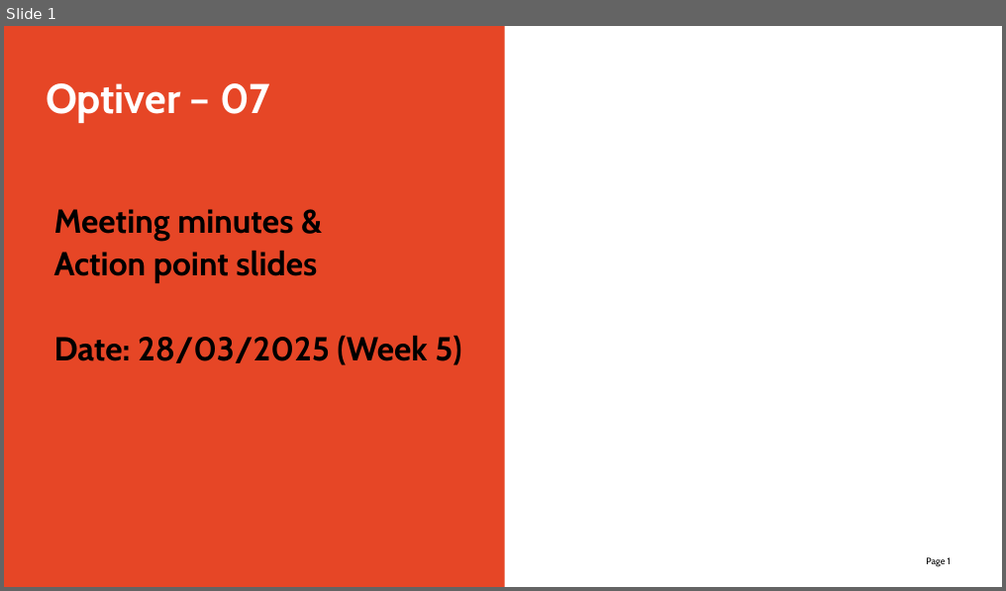
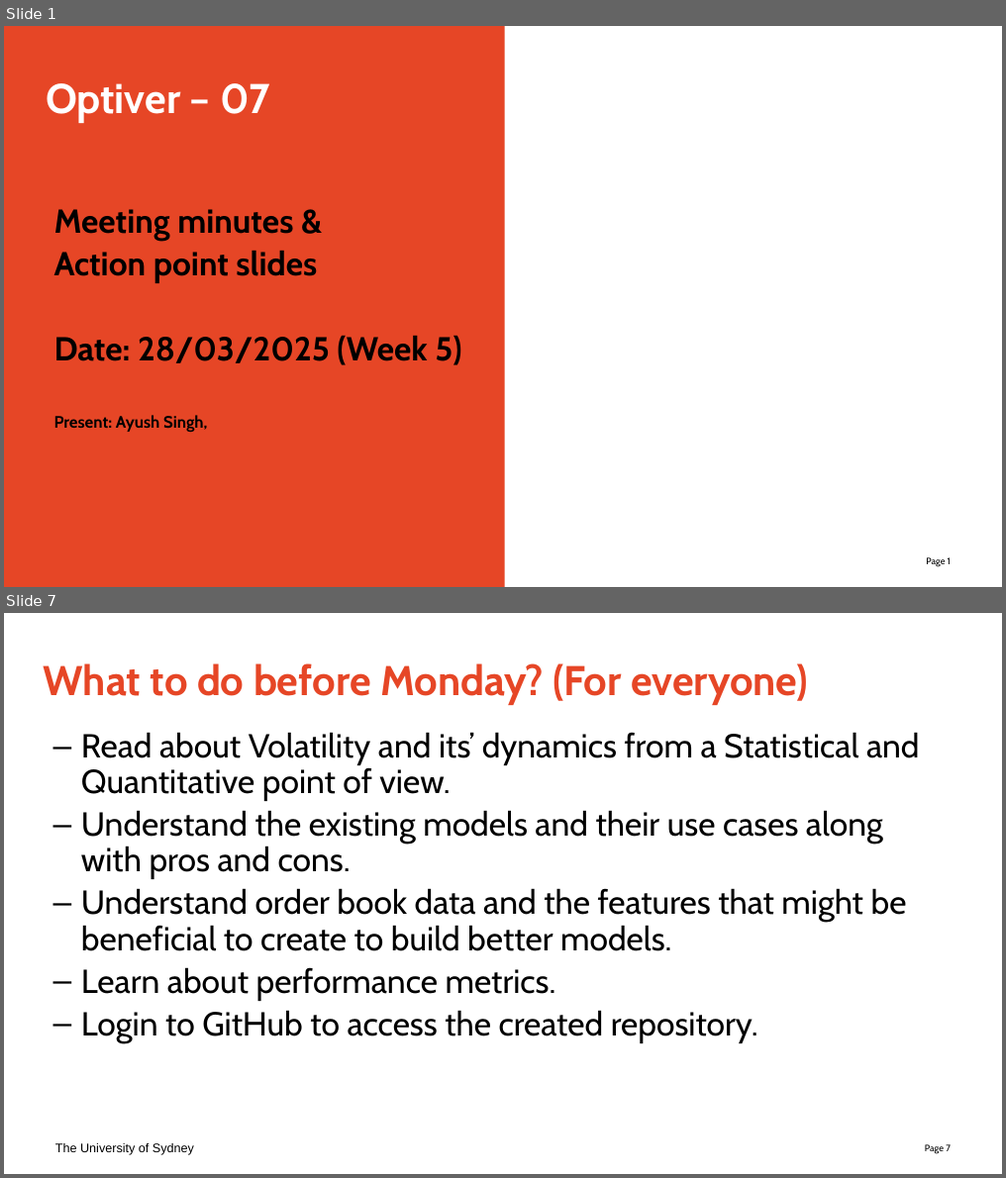
Before and after one commit to Ayush-Singh-31/Optiver-07, a slide deck: Documents/Week 05/Meeting Minutes/Template.pptx. Shown one above the other, each under a label of ours: slide 1 before the commit, slides 1 and 7 after it; the slides between them are not shown. The pictures are 1006x591 and 1006x1178 pixels, drawn with LibreOffice and Linux fonts; fonts in the diff are those of the drawing; background and template pictures are left out. Boxes give left, top, right and bottom in pixels: in the first picture for what was removed or moved away, otherwise in the second. Text is boxed around its words. In the diff, an @@ line names an element or a change of style, - is before the commit and + after.

```diff
--- a/Documents/Week 05/Meeting Minutes/Template.pptx
+++ b/Documents/Week 05/Meeting Minutes/Template.pptx
@@ slide 7 added at bbox=[4, 613, 1002, 1174], background #FFFFFF; not listed: 1 template element that a slide beside it also shows @@
@@ title added at bbox=[44, 663, 808, 705], 30 pt, text #E64626, bold @@
+What to do before Monday? (For everyone)
@@ text added at bbox=[81, 732, 920, 1044], 24 pt, text #000000 @@
+– Read about Volatility and its’ dynamics from a Statistical and Quantitative point of view.
+– Understand the existing models and their use cases along with pros and cons.
+– Understand order book data and the features that might be beneficial to create to build better models.
+– Learn about performance metrics.
+– Login to GitHub to access the created repository.
@@ text added at bbox=[55, 1144, 194, 1156], 9 pt, text #000000 @@
+The University of Sydney
@@ slide 1 changed as well @@
@@ text at bbox=[54, 415, 207, 432]: paragraph added @@
+Present: Ayush Singh,
```
Also in this commit, not shown: 5 other slides changed, 1 slide removed, 2 other files.
